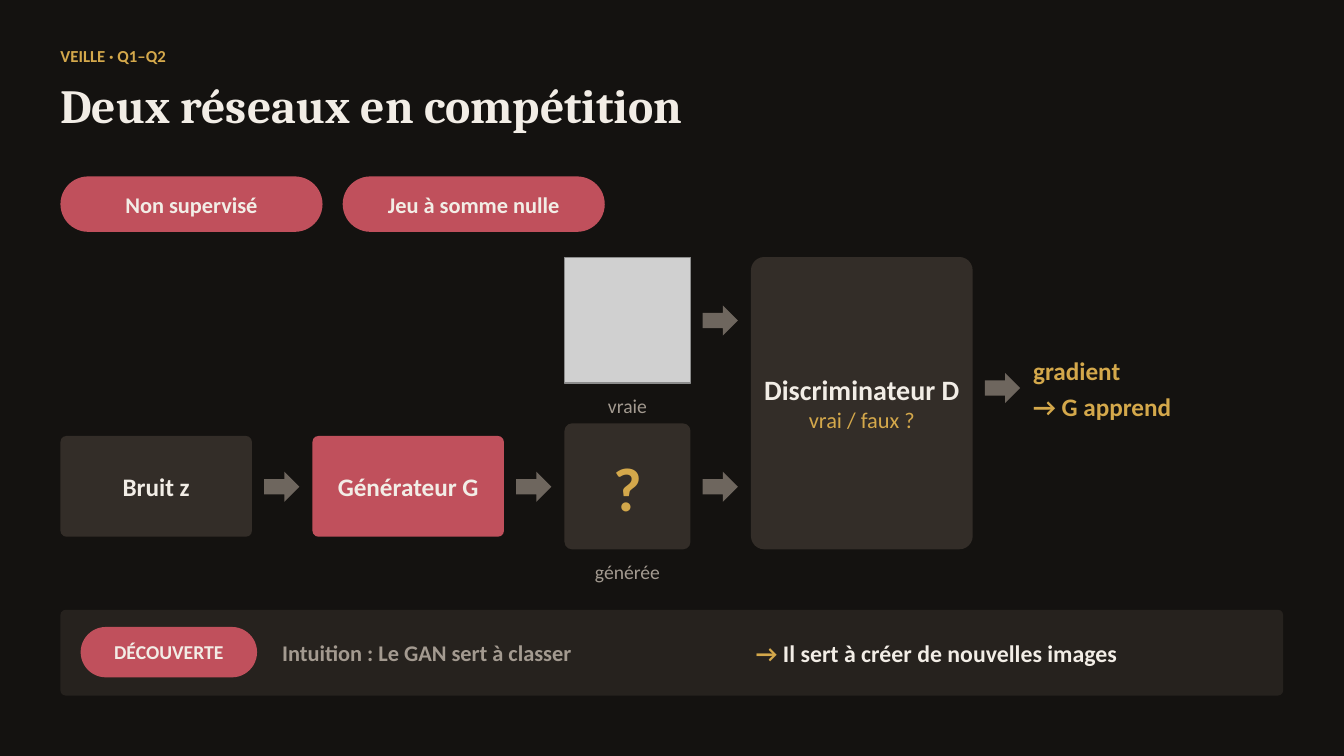
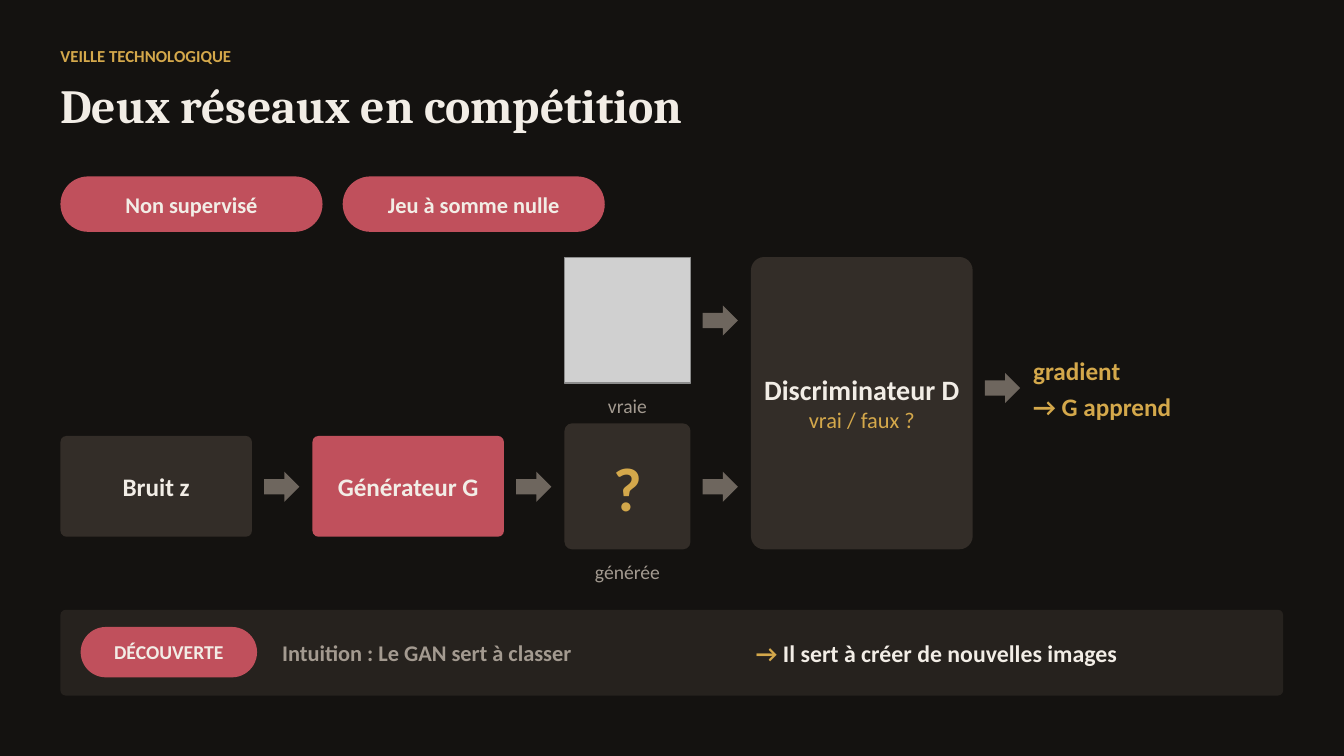
Before and after one commit to KAHINA-ABBAD/ganisme, a slide deck: slide 3 of reports/presentation/GANisme_sombre.pptx (slide 4 before the commit). Drawn at 1344x756 pixels with LibreOffice and Linux fonts; fonts in the diff are those of the drawing; grey boxes stand for pictures. Boxes give left, top, right and bottom in pixels: in the first picture for what was removed or moved away, otherwise in the second. Text is boxed around its words. In the diff, an @@ line names an element or a change of style, - is before the commit and + after.

```diff
--- a/reports/presentation/GANisme_sombre.pptx
+++ b/reports/presentation/GANisme_sombre.pptx
@@ text at (60, 51, 231, 64): text changed @@
-VEILLE · Q1–Q2
+VEILLE TECHNOLOGIQUE
```
Also in this commit, not shown: 20 other slides changed, 3 slides added, 24 slides removed, 16 other files.
